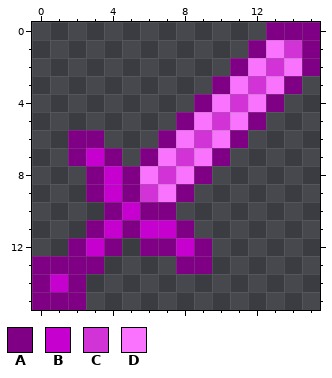
File history of a pixel-art sprite, textures/items/strand-wood sword.png. The first picture shows the starting point.
The file is 16x16 pixels. Colours within 5 levels of each other are drawn and written as one.
Palette (. is transparent): A #800085  B #c600ce  C #d133d7  D #fa73ff
New version:
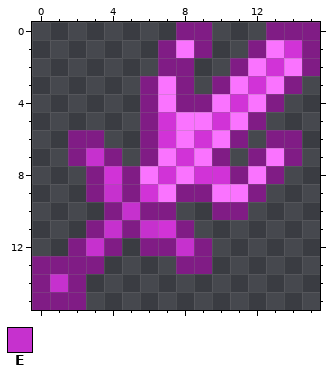
Colours new in this view: E #c631ce
Difference:
Colour A changes from #800085 to #801c85.
There is now colour A in row 0 at x 8 to 9; in row 1 at x 7 and 9; in row 2 at x 7 to 8; in rows 3 to 4 at x 6 and 8; in row 5 at x 6; in row 6 at x 6 and 13 to 14.
There is now colour A in row 7 at x 12 and 14; in row 8 at x 11 and 13; in row 9 at x 9 and 12; in row 10 at x 10 to 11.
There is now colour C in row 5 at x 7; in row 8 at x 10.
The edit turns colour A into colour C in row 6 at x 7; in row 8 at x 9.
The edit turns colour B into colour C in row 8 at x 4; in row 11 at x 7.
There is now colour D in row 1 at x 8; in rows 3 to 4 at x 7; in row 7 at x 13; in row 8 at x 12; in row 9 at x 10 to 11.
The edit turns colour A into colour D in row 5 at x 8.
The edit turns colour B into colour E in row 7 at x 3; in row 9 at x 4; in row 10 at x 5; in row 11 at x 4 and 6; in row 12 at x 3 and 8; in row 14 at x 1.
Pixel boxes of the changes (left, top, right, bottom) in both pictures:
changed: (32, 22, 320, 310)
